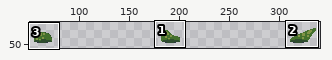
Two states of a sprite sheet, Assets/Graphics/Characters/Slime Small/Slime Small Attack.png. The picture above shows the old version from afar; the outline marks the close-up.
Close-up. The starting point:
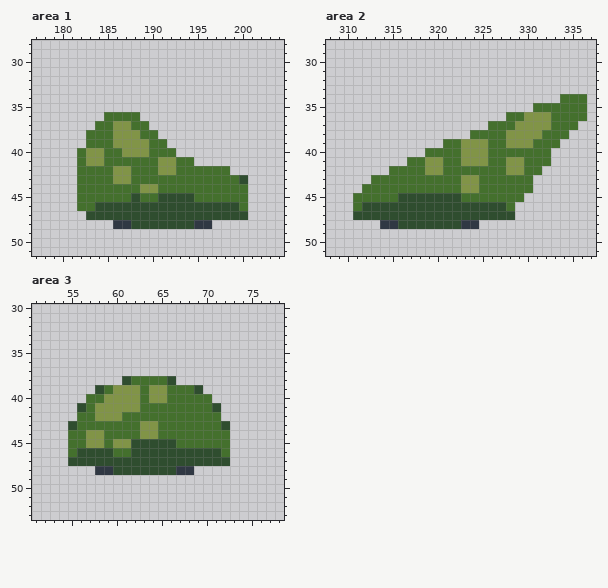
The file is 384x64 pixels. Shown: area 1: x 177..204, y 28..51; area 2: x 308..337, y 28..51; area 3: x 51..78, y 30..53. The wide view leaves out empty margins.
After:
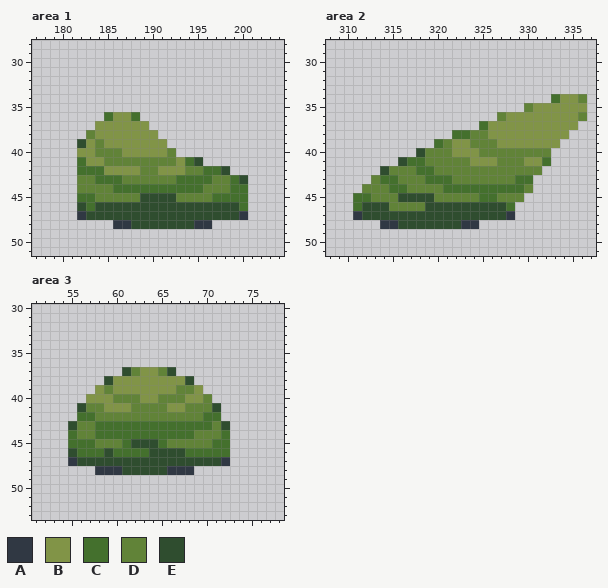
Palette (. is transparent): A #303843  B #819447  C #44702d  D #618338  E #2f4d2f
The commit says: slimes sprites and animations updated
Difference:
Changed rows in their new state; - is an unchanged pixel.
Area 1:
first column x 182:
36 ----BB-------------
37 --BB--BB-----------
38 -DBB---BB----------
39 EBDB----BB---------
40 B-DDD---BBD--------
41 ---DDDDDDDDB-E-----
42 ---B--BDD--BDD--E--
43 DD--CDDDDDD----DD--
44 DDDD---CC-----DDD--
45 --DDDDDEE--DDDD----
46 E------------------
47 A-----------------A
Area 2:
first column x 311:
34 ----------------------CBBD
35 -------------------DBBBBBB
36 ----------------DBB---BBBD
37 --------------CBBB----BBB-
38 -----------CCDDBB----BBB--
39 ---------CDB-DDDB---BBB---
40 -------EDDDB--DDDDDDDD----
41 -----E--DDDDD--BDDDBB-----
42 ---EDDD-CDDDDDDDDDDDD-----
43 --D--DDD---DDDDDDD--------
44 -DDD--DDDD--CC-----D------
45 --DDD----DDDDD--DDD-------
46 ----DDDD------------------
47 A----------------A--------
Area 3:
first column x 55:
37 ------EDBBDE------
38 ----EBBBBBBBBE----
39 ---BD---B--BDDB---
40 --BB-DDDB-DDDBBD--
41 --DD---DDDDBBDDD--
42 ---DDDDDDDDDDDD---
43 -DD-----CC------D-
44 -DDC----CC----DDD-
45 --CDDDC---CDDDDD--
46 ECCC---CC----CCCC-
47 A----------------A
48 -----A-----A------
